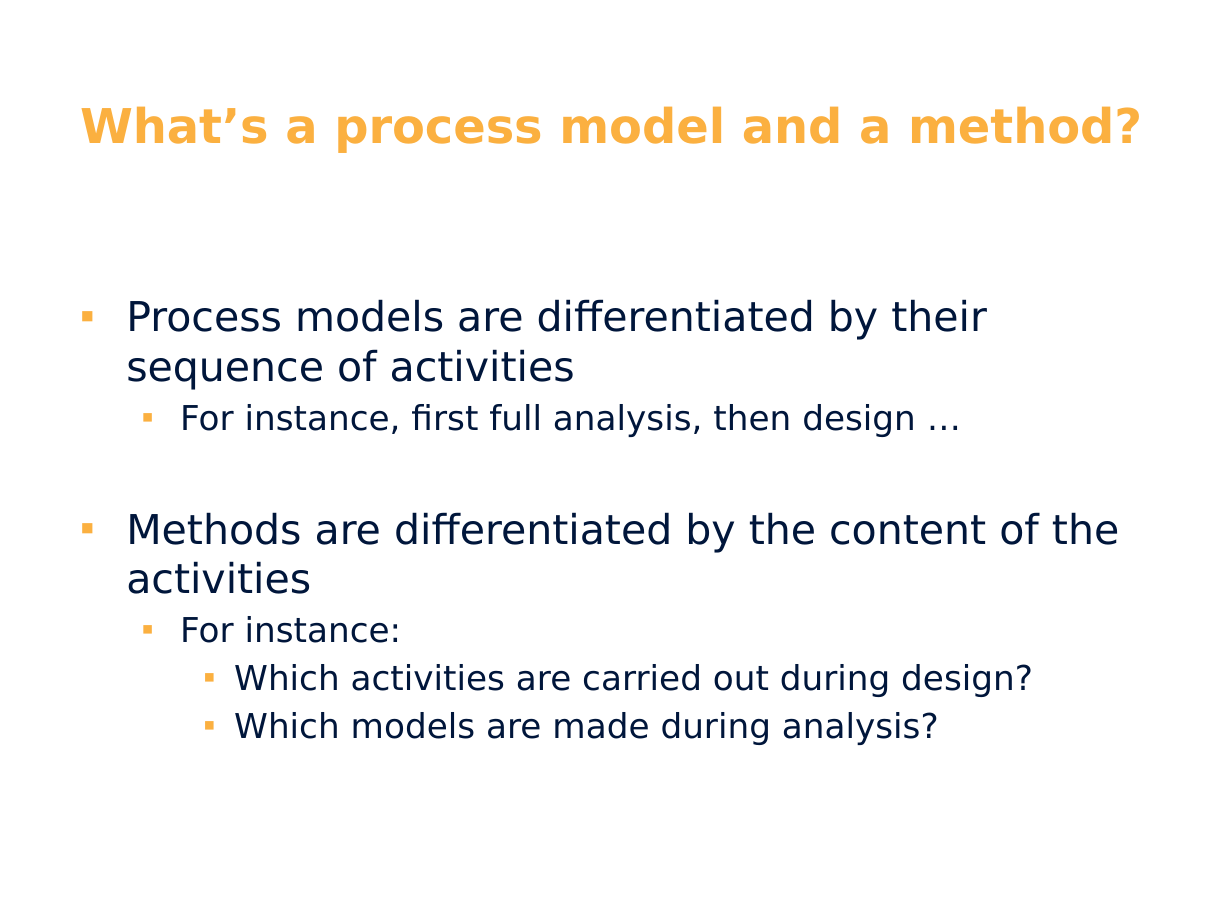
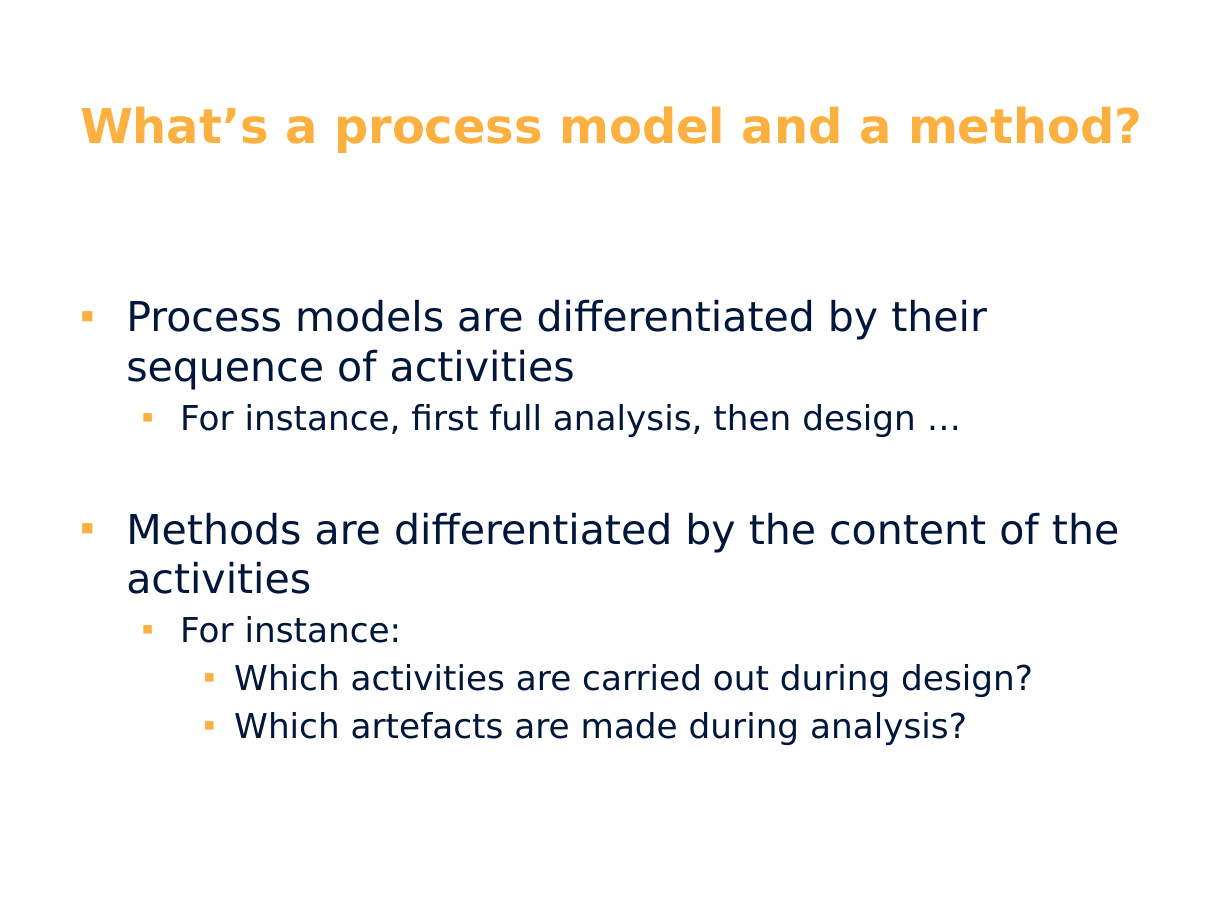
Before and after one commit to Cphdat3sem2018f/SYS-Week-3, a slide deck: slide 13 of Comparison of methods 2018.pptx (slide 12 before the commit). Drawn at 1232x924 pixels with LibreOffice and Linux fonts; fonts in the diff are those of the drawing; background and template pictures are left out. Boxes give left, top, right and bottom in pixels: in the first picture for what was removed or moved away, otherwise in the second. Text is boxed around its words. In the diff, an @@ line names an element or a change of style, - is before the commit and + after.

```diff
--- a/Comparison of methods 2018.pptx
+++ b/Comparison of methods 2018.pptx
@@ text at box(234, 712, 967, 745): text changed @@
-    ▪ Which models are made during analysis?
+    ▪ Which artefacts are made during analysis?
```
Also in this commit, not shown: 2 other slides changed, 1 slide added, 1 slide removed.
